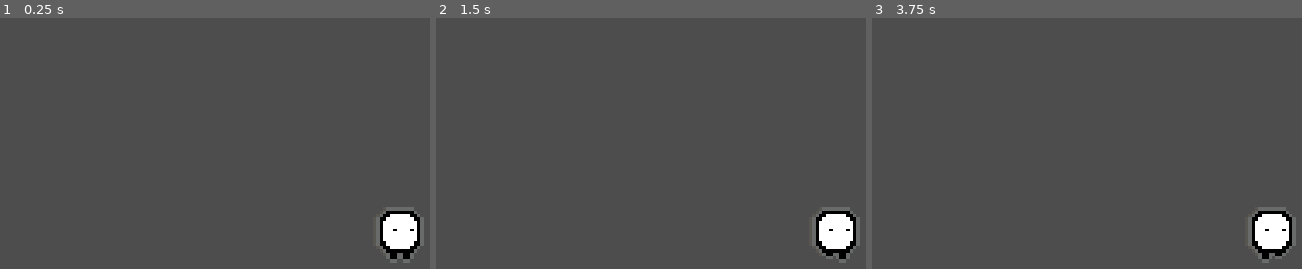
Above: before the commit, frames 1-3 (left to right).
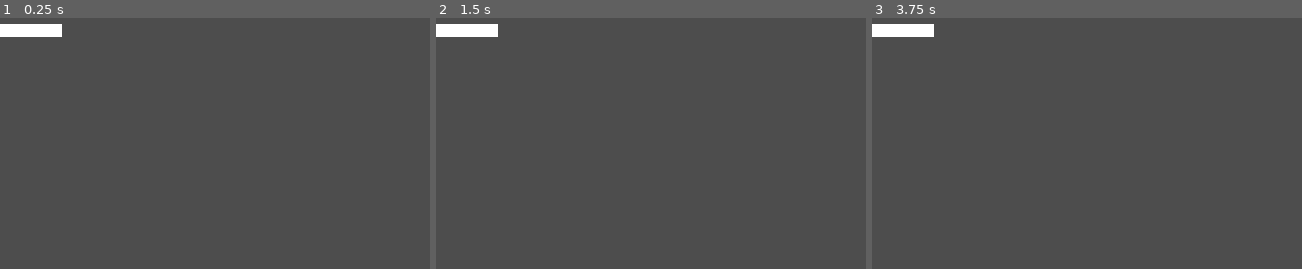
Above: after the commit, the same moments.

Repository: Mrneptune11/Unlimited-Games-Jam
Game: Godot game, scene res://Main.tscn
Same seed, same stepped clock (60 frames per second), same inputs: the game is played once before the commit and once after it. Before the commit the project starts from res://Objects/Player/Player.tscn.
Inputs:
- Up to frame 1 (0.25 s): no input
- Up to frame 2 (1.5 s): tap Enter at 0.5 s; hold D (move_right) from 0.53 s (still down); tap Space (move_up) at 0.77, 1.25 s
- Up to frame 3 (3.75 s): tap Space (move_up) at 1.52, 2.75, 3.02 s; tap Enter at 2, 3.5 s; release D (move_right) at 2.03 s; hold A (move_left) 2.03-2.78 s; hold D (move_right) from 2.78 s (still down)

The runs differ from the first frame. In frame 1, 2.8% of the frame differs, in the area x 0-99%, y 2-98%; in frame 2, 2.7%; in frame 3, 2.7%.

Commit message:
set up for networking

Diff:
--- /dev/null
+++ b/Lobby.tscn
@@ -0,0 +1,17 @@
+[gd_scene format=3 uid="uid://bi6nfjhot1eo5"]
+
+[node name="Lobby" type="Node2D" unique_id=2146104970]
+
+[node name="Level" type="Node2D" parent="." unique_id=817860642]
+
+[node name="Players" type="Node2D" parent="." unique_id=2132795720]
+
+[node name="PlayerSpawner" type="MultiplayerSpawner" parent="." unique_id=892560041]
+_spawnable_scenes = PackedStringArray("uid://byro3ciqr2064")
+spawn_path = NodePath("../Players")
+spawn_limit = 50
+
+[node name="LevelSpawner" type="MultiplayerSpawner" parent="." unique_id=710557274]
+_spawnable_scenes = PackedStringArray("uid://dwwa4u4id4t2m")
+spawn_path = NodePath("../Level")
+spawn_limit = 1
--- a/Main.tscn
+++ b/Main.tscn
@@ -1,23 +1,19 @@
 [gd_scene format=3 uid="uid://dwwa4u4id4t2m"]
-
-[ext_resource type="PackedScene" uid="uid://byro3ciqr2064" path="res://Objects/Player/Player.tscn" id="1_glv2v"]
 
 [sub_resource type="RectangleShape2D" id="RectangleShape2D_g4v7s"]
 size = Vector2(178, 20)
 
 [node name="Node2D" type="Node2D" unique_id=1188062101]
 
-[node name="Player" parent="." unique_id=1936875832 instance=ExtResource("1_glv2v")]
-
 [node name="RigidBody2D" type="RigidBody2D" parent="." unique_id=1904165104]
+position = Vector2(0, 30)
 gravity_scale = 0.0
 
 [node name="CollisionShape2D" type="CollisionShape2D" parent="RigidBody2D" unique_id=824939452]
-position = Vector2(21, 51)
 shape = SubResource("RectangleShape2D_g4v7s")
 
 [node name="ColorRect" type="ColorRect" parent="RigidBody2D" unique_id=339611737]
-offset_left = -69.0
-offset_top = 41.0
-offset_right = 110.0
-offset_bottom = 61.0
+offset_right = 180.0
+offset_bottom = 20.0
+offset_transform_enabled = true
+offset_transform_position = Vector2(-90, -10)
--- a/Objects/Player/Player.tscn
+++ b/Objects/Player/Player.tscn
@@ -3,8 +3,6 @@
 [ext_resource type="Script" uid="uid://8cw0nhh70vxf" path="res://Objects/Player/player.gd" id="1_cac6a"]
 [ext_resource type="Texture2D" uid="uid://d2heawl5ty88q" path="res://Assets/sprites/white_square.png" id="1_oansn"]
 [ext_resource type="Texture2D" uid="uid://xtu6gk86tanv" path="res://Assets/SpriteSheets/char_test-Sheet.png" id="1_we6tp"]
-
-[sub_resource type="SceneReplicationConfig" id="SceneReplicationConfig_861e5"]
 
 [sub_resource type="AtlasTexture" id="AtlasTexture_oansn"]
 atlas = ExtResource("1_we6tp")
@@ -45,14 +43,27 @@
 [sub_resource type="RectangleShape2D" id="RectangleShape2D_g4v7s"]
 size = Vector2(15, 16)
 
+[sub_resource type="SceneReplicationConfig" id="SceneReplicationConfig_cac6a"]
+properties/0/path = NodePath("Player:position")
+properties/0/spawn = true
+properties/0/replication_mode = 1
+properties/1/path = NodePath("Player:state")
+properties/1/spawn = true
+properties/1/replication_mode = 1
+properties/2/path = NodePath("Player:direction")
+properties/2/spawn = true
+properties/2/replication_mode = 1
+
+[sub_resource type="SceneReplicationConfig" id="SceneReplicationConfig_b0me6"]
+properties/0/path = NodePath("Player:character")
+properties/0/spawn = true
+properties/0/replication_mode = 1
+properties/1/path = NodePath("Player:points")
+properties/1/spawn = true
+properties/1/replication_mode = 1
+
 [node name="Player" type="CharacterBody2D" unique_id=1936875832]
 script = ExtResource("1_cac6a")
-
-[node name="ServerSync" type="MultiplayerSynchronizer" parent="." unique_id=83124740]
-replication_config = SubResource("SceneReplicationConfig_861e5")
-
-[node name="ClientSync" type="MultiplayerSynchronizer" parent="." unique_id=2116309635]
-replication_config = SubResource("SceneReplicationConfig_861e5")
 
 [node name="Sprite2D" type="Sprite2D" parent="." unique_id=946934264]
 texture_filter = 1
@@ -62,7 +73,6 @@
 process_mode = 3
 texture_filter = 1
 sprite_frames = SubResource("SpriteFrames_mg473")
-autoplay = "default"
 
 [node name="Camera2D" type="Camera2D" parent="." unique_id=1991172779]
 zoom = Vector2(5, 5)
@@ -71,3 +81,9 @@
 visible = false
 position = Vector2(-0.5, 0)
 shape = SubResource("RectangleShape2D_g4v7s")
+
+[node name="ClientSync" type="MultiplayerSynchronizer" parent="." unique_id=1474497450]
+replication_config = SubResource("SceneReplicationConfig_cac6a")
+
+[node name="ServerSync" type="MultiplayerSynchronizer" parent="." unique_id=1418538309]
+replication_config = SubResource("SceneReplicationConfig_b0me6")
--- a/Objects/Player/player.gd
+++ b/Objects/Player/player.gd
@@ -2,8 +2,8 @@
 
 # Physics/control parameters
 const GRAVITY: float = 1024.0
-const SPEED: float = 512.0
-const JUMP_POWER: float = 512.0
+const SPEED: float = 384.0
+const JUMP_POWER: float = 256.0
 const GROUND_ACCEL: float = 1024.0
 const AIR_ACCEL: float = 512.0
 const FRICTION: float = 1024.0
@@ -22,6 +22,8 @@
 var peer_id: int = 1 # The peer that controls this player
 var local: bool = true # If this player belongs to the local peer
 
+var points:int = 0
+
 #Color id of the player
 var color_id:String = ""
 
@@ -37,9 +39,17 @@
 
 var state: State = State.IDLE : # The current state the player is in
 	set(value):
+		var sprite: AnimatedSprite2D = $AnimatedSprite2D
+
 		# Limit the value to the bounds of State
 		state = clampi(value, 0, State.size() - 1) as State
 		#TODO Change sprite animation based on state
+		if state != State.WALK:
+			sprite.frame = 0
+			sprite.pause()
+		else:
+			sprite.play()
+
 
 var direction: float = 1.0 : # Which direction the player is facing
 	set(value):
@@ -123,6 +133,7 @@
 func _state_jump(input_v: Vector2, delta: float) -> void:
 	if (_check_fall()): return
 	_air_controls(input_v, delta)
+	points+=1
 
 func _state_fall(input_v: Vector2, delta: float) -> void:
 	# Control in air
--- a/project.godot
+++ b/project.godot
@@ -11,7 +11,7 @@
 [application]
 
 config/name="NetTest"
-run/main_scene="uid://byro3ciqr2064"
+run/main_scene="uid://dwwa4u4id4t2m"
 config/features=PackedStringArray("4.7", "Forward Plus")
 config/icon="res://icon.svg"
 
